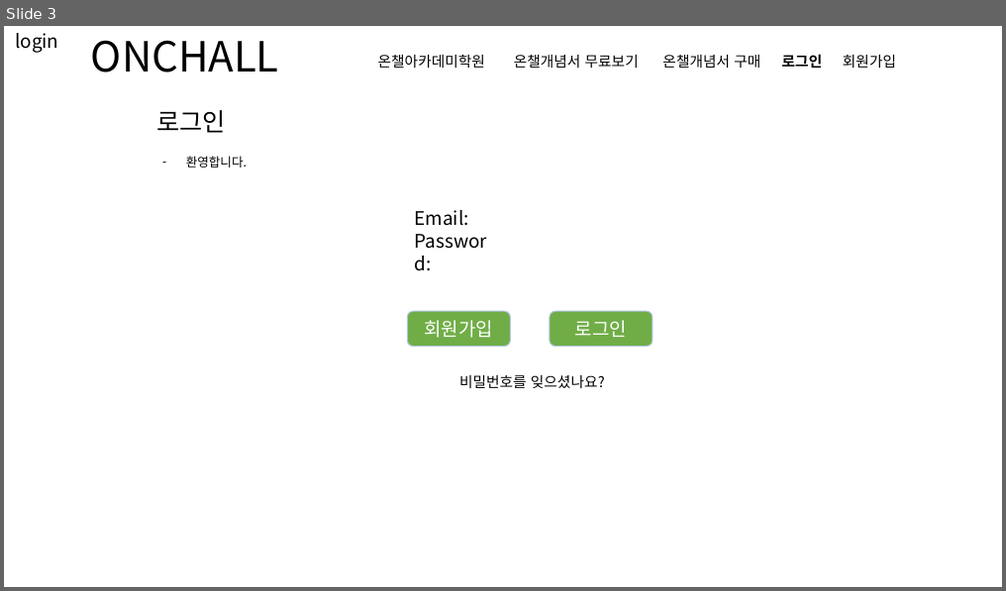
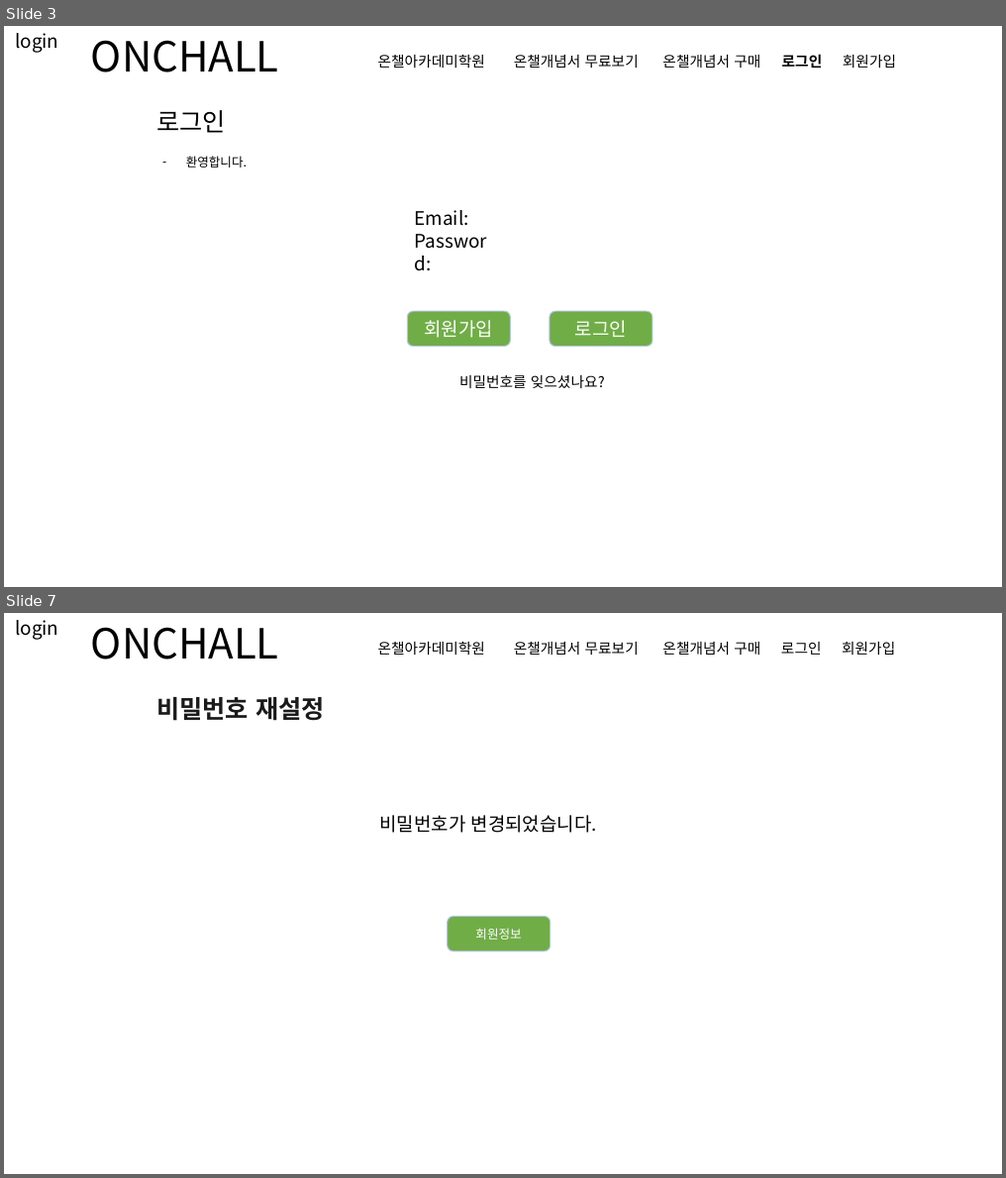
Before and after one commit to redcarrot1/Toyproject4, a slide deck: 프론트 디자인.pptx. Shown one above the other, each under a label of ours: slide 3 before the commit, slides 3 and 7 after it; the slides between them are not shown. The pictures are 1006x591 and 1006x1178 pixels, drawn with LibreOffice and Linux fonts; fonts in the diff are those of the drawing. Boxes give left, top, right and bottom in pixels: in the first picture for what was removed or moved away, otherwise in the second. Text is boxed around its words. In the diff, an @@ line names an element or a change of style, - is before the commit and + after.

```diff
--- a/프론트 디자인.pptx
+++ b/프론트 디자인.pptx
@@ slide 7 added at <box>4,613,1002,1174</box>, background #FFFFFF @@
@@ text added at <box>15,620,58,640</box>, 18 pt, text #000000 @@
+login
@@ text added at <box>91,627,279,660</box>, 40 pt, text #000000 @@
+ONCHALL
@@ text added at <box>378,641,895,655</box>, 14 pt, text #000000 @@
+온챌아카데미학원 온챌개념서 무료보기 온챌개념서 구매 로그인 회원가입
@@ text added at <box>156,697,325,721</box>, 24 pt, text #1A1A1A, bold @@
+비밀번호 재설정
@@ text added at <box>379,815,597,833</box>, 18 pt, text #000000 @@
+비밀번호가 변경되었습니다.
@@ rounded rectangle added at <box>448,916,550,952</box>, fill #70AD47, outline #B4C7E7 1 pt, 12 pt, text #FFFFFF @@
+회원정보
```
Also in this commit, not shown: 6 slides changed, 4 other slides added, 17 other files.
